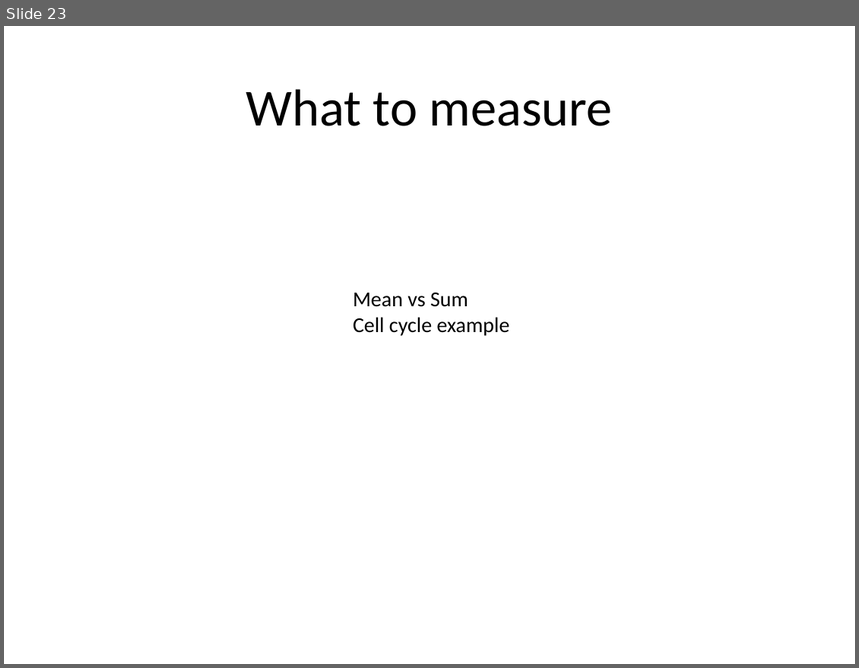
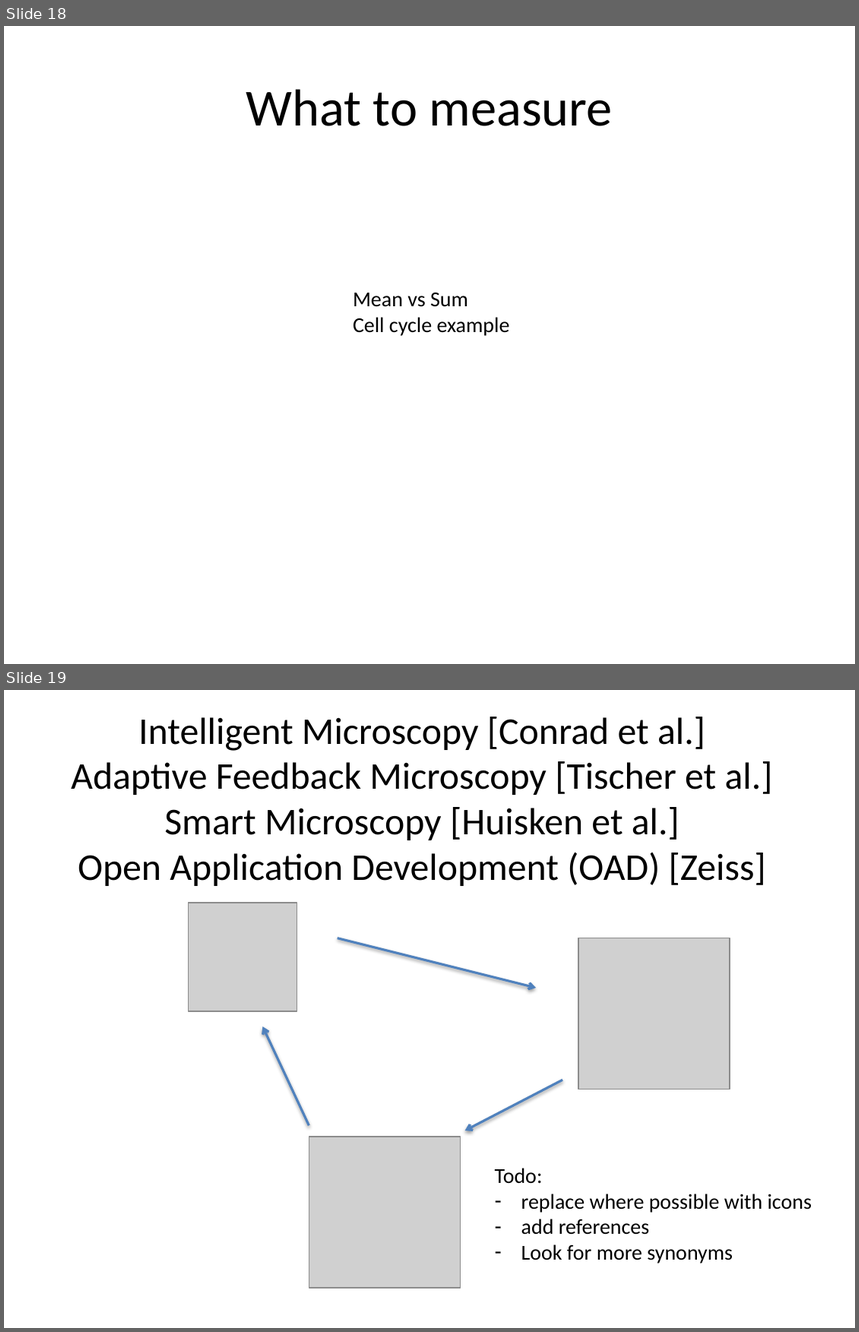
Before and after one commit to tischi/talk-2016-ASCB, a slide deck: 2016-12-07--Tischi--ASCB--ZEISS.pptx. Shown one above the other, each under a label of ours: slide 23 before the commit, slides 18 and 19 after it. The pictures are 859x668 and 859x1332 pixels, drawn with LibreOffice and Linux fonts; fonts in the diff are those of the drawing; grey boxes stand for pictures. Boxes give left, top, right and bottom in pixels: in the first picture for what was removed or moved away, otherwise in the second. Text is boxed around its words. In the diff, an @@ line names an element or a change of style, - is before the commit and + after.

```diff
--- a/2016-12-07--Tischi--ASCB--ZEISS.pptx
+++ b/2016-12-07--Tischi--ASCB--ZEISS.pptx
@@ slide 19 added at box(4, 690, 855, 1328), background #FFFFFF @@
@@ title added at box(71, 717, 773, 886), 32 pt, text #000000 @@
+Intelligent Microscopy [Conrad et al.]
+Adaptive Feedback Microscopy [Tischer et al.]
+Smart Microscopy [Huisken et al.]
+Open Application Development (OAD) [Zeiss]
@@ picture added at box(189, 903, 297, 1011) @@
@@ arrow added from (338, 939) to (536, 988), #4F81BD 2 pt @@
@@ picture added at box(579, 939, 730, 1090) @@
@@ arrow added from (309, 1125) to (262, 1027), #4F81BD 2 pt @@
@@ arrow added from (563, 1080) to (465, 1131), #4F81BD 2 pt @@
@@ picture added at box(309, 1137, 460, 1288) @@
@@ text added at box(495, 1168, 812, 1264), 18 pt, text #000000 @@
+Todo:
+– replace where possible with icons
+– add references
+– Look for more synonyms
@@ what was slide 23 is now slide 18 @@
```
Also in this commit, not shown: 1 slide changed, 4 other slides added, 3 slides removed.
